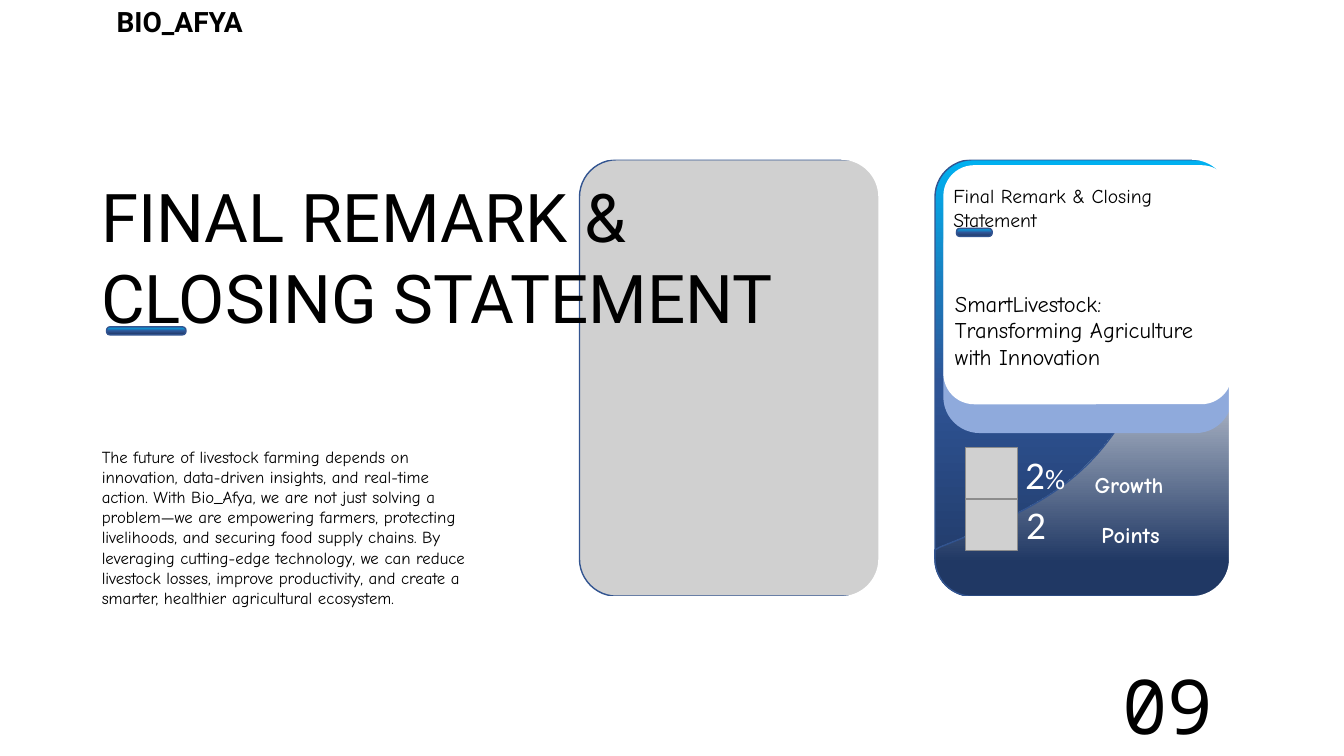
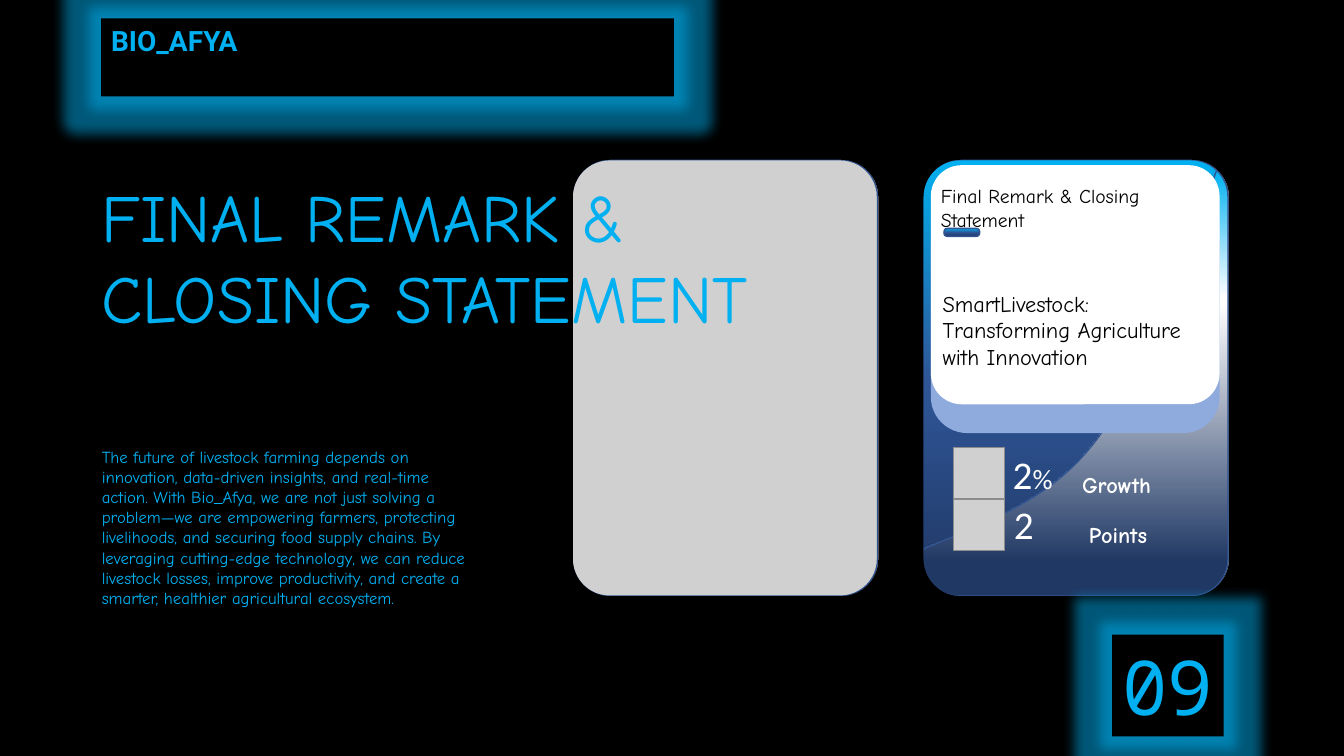
Before and after one commit to Mmust-Ihub/Bioafya, a slide deck: slide 12 of Presentation1.pptx. Drawn at 1344x756 pixels with LibreOffice and Linux fonts; fonts in the diff are those of the drawing; grey boxes stand for pictures; background and template pictures are left out. Boxes give left, top, right and bottom in pixels: in the first picture for what was removed or moved away, otherwise in the second. Text is boxed around its words. In the diff, an @@ line names an element or a change of style, - is before the commit and + after.

Commit message:
Add files via upload
An update On the Bio_Afya Presentation😀

```diff
--- a/Presentation1.pptx
+++ b/Presentation1.pptx
@@ freeform shape at <box>0,0,1344,756</box>: fill #FFFFFF to #000000 @@
@@ rectangle "BIO_AFYA" at <box>101,18,674,96</box>: text colour #000000 to #00B0F0; fill none to #000000 @@
@@ rectangle "BIO_AFYA": place and size @@
-rectangle "BIO_AFYA" at <box>117,11,243,35</box>
+rectangle "BIO_AFYA" at <box>101,18,674,96</box>
@@ text "FINAL REMARK & CLOSING STATEMENT" at <box>101,196,747,344</box>: font Roboto to Comic Neue, text colour #000000 to #00B0F0 @@
@@ 7 texts, 5 pictures, 3 rounded rectangles: place and size @@
-7 texts, 5 pictures, 3 rounded rectangles at <box>580,0,1232,597</box>
+7 texts, 5 pictures, 3 rounded rectangles at <box>572,0,1220,597</box>
@@ 3 texts, 2 rounded rectangles, 2 freeform shapes: place and size @@
-3 texts, 2 rounded rectangles, 2 freeform shapes at <box>936,0,1241,597</box>
+3 texts, 2 rounded rectangles, 2 freeform shapes at <box>923,0,1228,597</box>
@@ rounded rectangle removed at <box>107,327,187,335</box> @@
@@ text "The future of livestock farming ..." at <box>102,451,465,608</box>: text colour #000000 to #00B0F0 @@
@@ picture: place and size @@
-picture at <box>580,617,885,756</box>
+picture at <box>570,604,875,756</box>
@@ rectangle "09": place and size @@
-rectangle "09" at <box>1122,679,1213,735</box>
+rectangle "09" at <box>1112,635,1224,737</box>
@@ rectangle "09" at <box>1112,635,1224,737</box>: text colour #000000 to #00B0F0; fill none to #000000 @@
```
Also in this commit, not shown: 12 other slides changed, 1 slide added.
